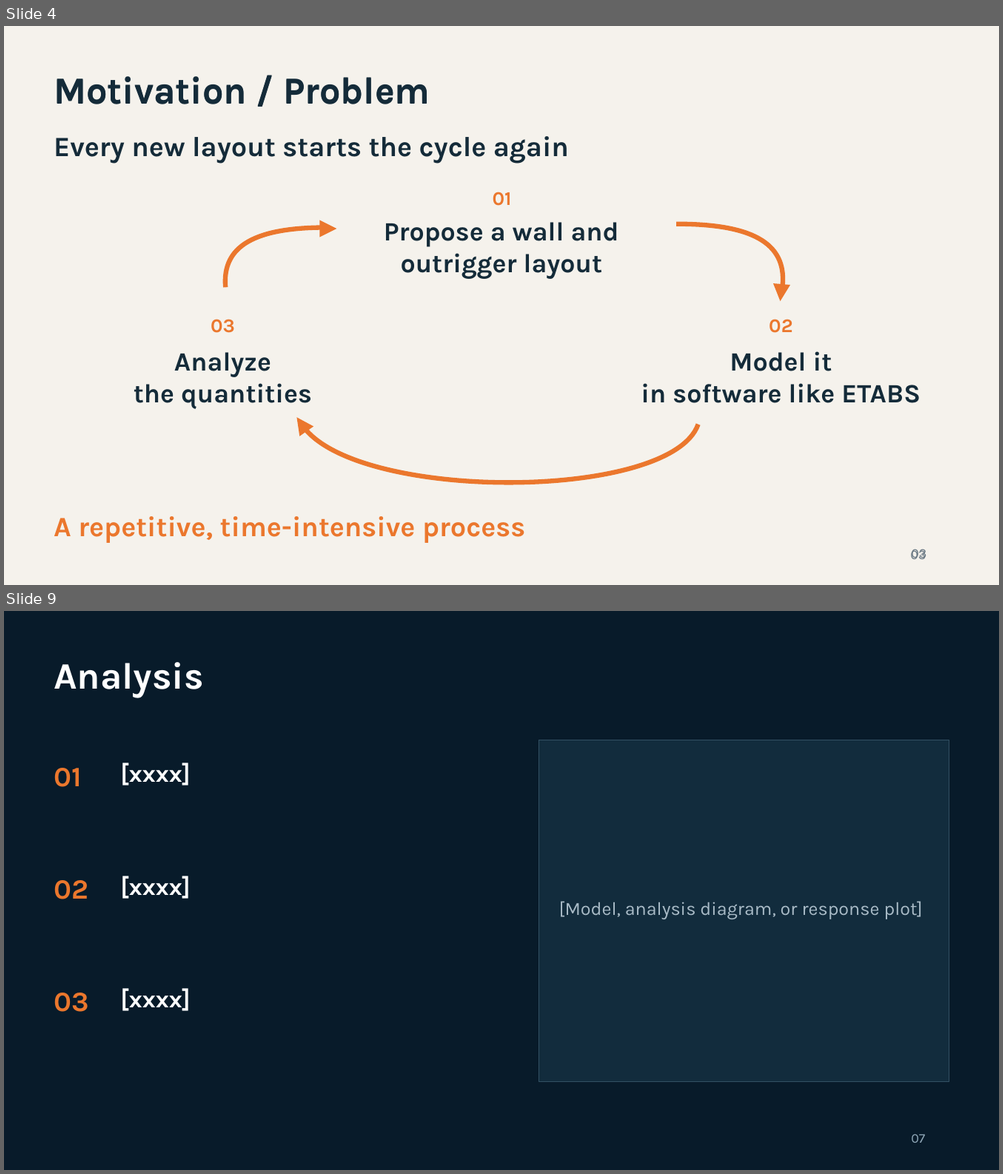
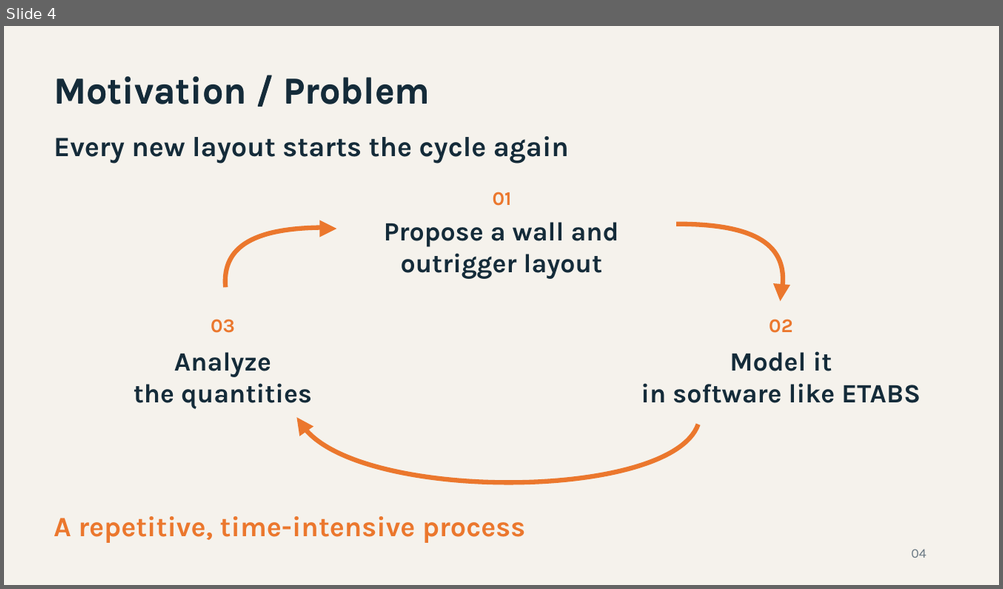
Before and after one commit to shearload/se-hackathon-point-tower, a slide deck: powerpoint/SWOOP_Presentation_Template.pptx. Shown one above the other, each under a label of ours: slides 4 and 9 before the commit, slide 4 after it; the slides between them are not shown. The pictures are 1003x1174 and 1003x589 pixels, drawn with LibreOffice and Linux fonts; fonts in the diff are those of the drawing. Boxes give left, top, right and bottom in pixels: in the first picture for what was removed or moved away, otherwise in the second. Text is boxed around its words. In the diff, an @@ line names an element or a change of style, - is before the commit and + after.

```diff
--- a/powerpoint/SWOOP_Presentation_Template.pptx
+++ b/powerpoint/SWOOP_Presentation_Template.pptx
@@ slide 9 removed at (4,611,999,1170), background #081B2A @@
@@ text removed at (54,662,204,698) @@
-Analysis
@@ rectangle removed at (539,740,949,1082) @@
@@ text removed at (120,763,190,786) @@
-[xxxx]
@@ text removed at (54,768,81,787) @@
-01
@@ text removed at (120,876,190,899) @@
-[xxxx]
@@ text removed at (54,880,88,900) @@
-02
@@ text removed at (559,901,922,920) @@
-[Model, analysis diagram, or response plot]
@@ text removed at (54,993,88,1012) @@
-03
@@ text removed at (120,988,190,1011) @@
-[xxxx]
@@ text removed at (910,1134,925,1143) @@
-07
@@ slide 4 changed as well @@
@@ text at (910,549,926,558): text changed @@
-03
+04
@@ text removed at (910,547,949,566) @@
-03
```
Also in this commit, not shown: 3 other slides changed, 7 slides added, 7 other slides removed.
